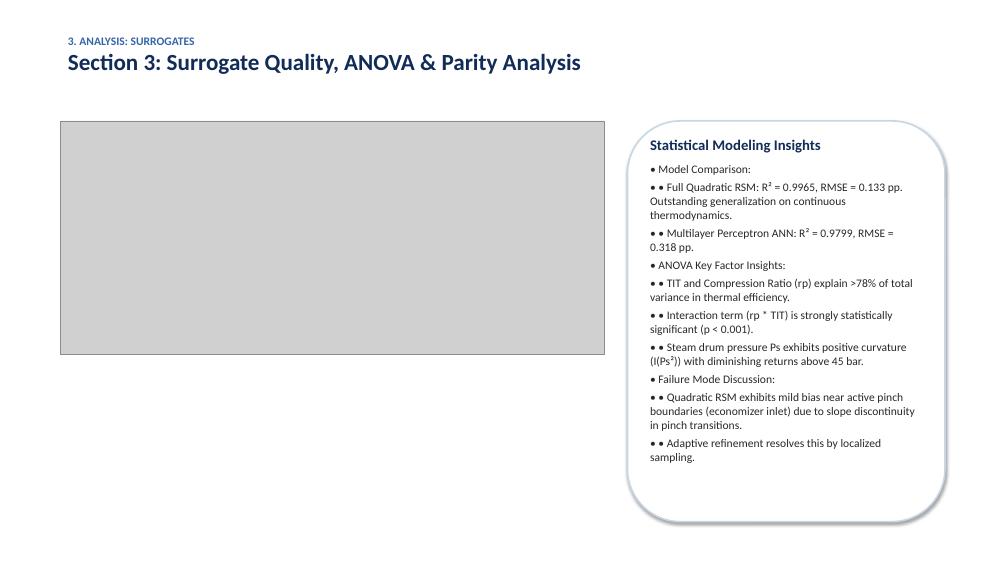
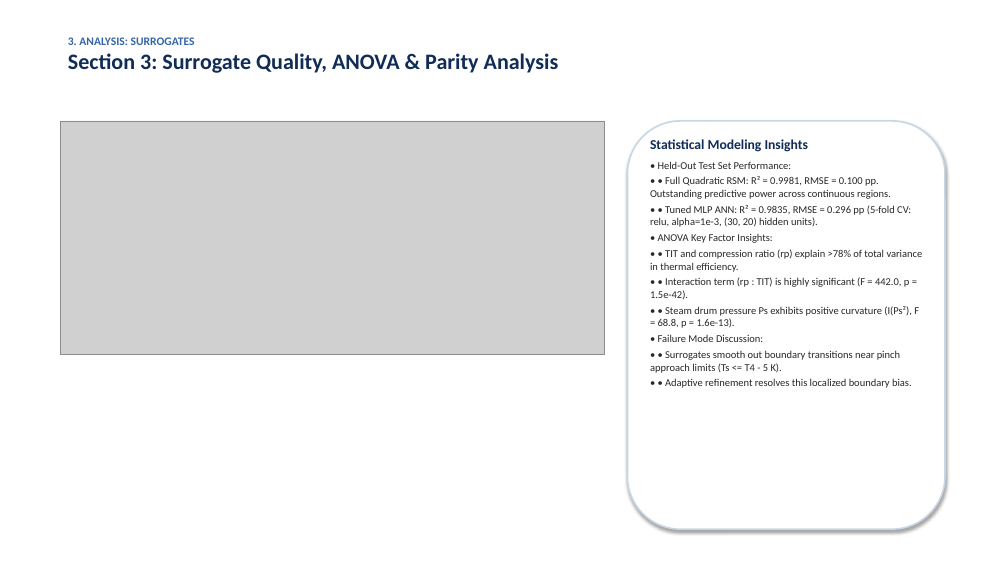
Before and after one commit to vishnu-v45/power-and-registration_final, a slide deck: slide 6 of Project_1_Combined_Cycle/Project1_Presentation.pptx (slide 5 before the commit). Drawn at 1008x567 pixels with LibreOffice and Linux fonts; fonts in the diff are those of the drawing; grey boxes stand for pictures. Boxes give left, top, right and bottom in pixels: in the first picture for what was removed or moved away, otherwise in the second. Text is boxed around its words. In the diff, an @@ line names an element or a change of style, - is before the commit and + after.

Commit message:
Phase 3: Regenerate presentation decks with labeled schematics/flowcharts and generate publication-quality multi-page PDF reports for both projects

```diff
--- a/Project_1_Combined_Cycle/Project1_Presentation.pptx
+++ b/Project_1_Combined_Cycle/Project1_Presentation.pptx
@@ text at box(68, 53, 559, 73): size 22 to 21 pt in "Section 3: Surrogate Quality, ANOVA & Parity ..." @@
@@ rounded rectangle: place and size @@
-rounded rectangle at box(628, 121, 945, 522)
+rounded rectangle at box(628, 121, 945, 529)
@@ text at box(650, 139, 808, 342): size 14 to 13 pt in "Statistical Modeling Insights"; size 11 to 10 pt in "• ANOVA Key Factor Insights:", "• Failure Mode Discussion:"; less space between paragraphs @@
@@ text at box(650, 161, 911, 227): text changed; size 11 to 10 pt @@
-• Model Comparison:
-• • Full Quadratic RSM: R² = 0.9965, RMSE = 0.133 pp. Outstanding generalization on continuous thermodynamics.
-• • Multilayer Perceptron ANN: R² = 0.9799, RMSE = 0.318 pp.
+• Held-Out Test Set Performance:
+• • Full Quadratic RSM: R² = 0.9981, RMSE = 0.100 pp. Outstanding predictive power across continuous regions.
+• • Tuned MLP ANN: R² = 0.9835, RMSE = 0.296 pp (5-fold CV: relu, alpha=1e-3, (30, 20) hidden units).
@@ text at box(650, 249, 923, 328): text changed; size 11 to 10 pt @@
-• • TIT and Compression Ratio (rp) explain >78% of total variance in thermal efficiency.
-• • Interaction term (rp * TIT) is strongly statistically significant (p < 0.001).
-• • Steam drum pressure Ps exhibits positive curvature (I(Ps²)) with diminishing returns above 45 bar.
+• • TIT and compression ratio (rp) explain >78% of total variance in thermal efficiency.
+• • Interaction term (rp : TIT) is highly significant (F = 442.0, p = 1.5e-42).
+• • Steam drum pressure Ps exhibits positive curvature (I(Ps²), F = 68.8, p = 1.6e-13).
@@ text at box(650, 350, 912, 388): text changed; size 11 to 10 pt @@
-• • Quadratic RSM exhibits mild bias near active pinch boundaries (economizer inlet) due to slope discontinuity in pinch transitions.
-• • Adaptive refinement resolves this by localized sampling.
+• • Surrogates smooth out boundary transitions near pinch approach limits (Ts <= T4 - 5 K).
+• • Adaptive refinement resolves this localized boundary bias.
```
Also in this commit, not shown: 7 other slides changed, 2 slides added, 1 slide removed, 17 other files.
